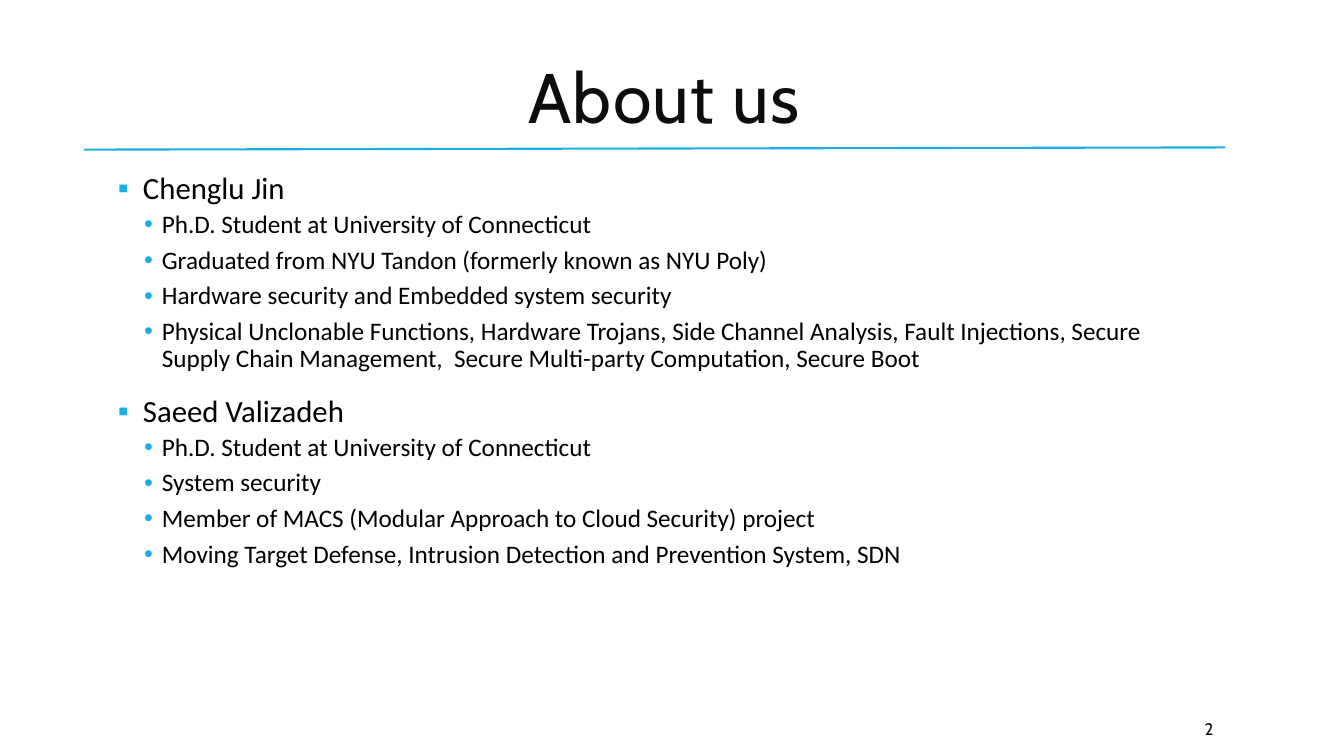
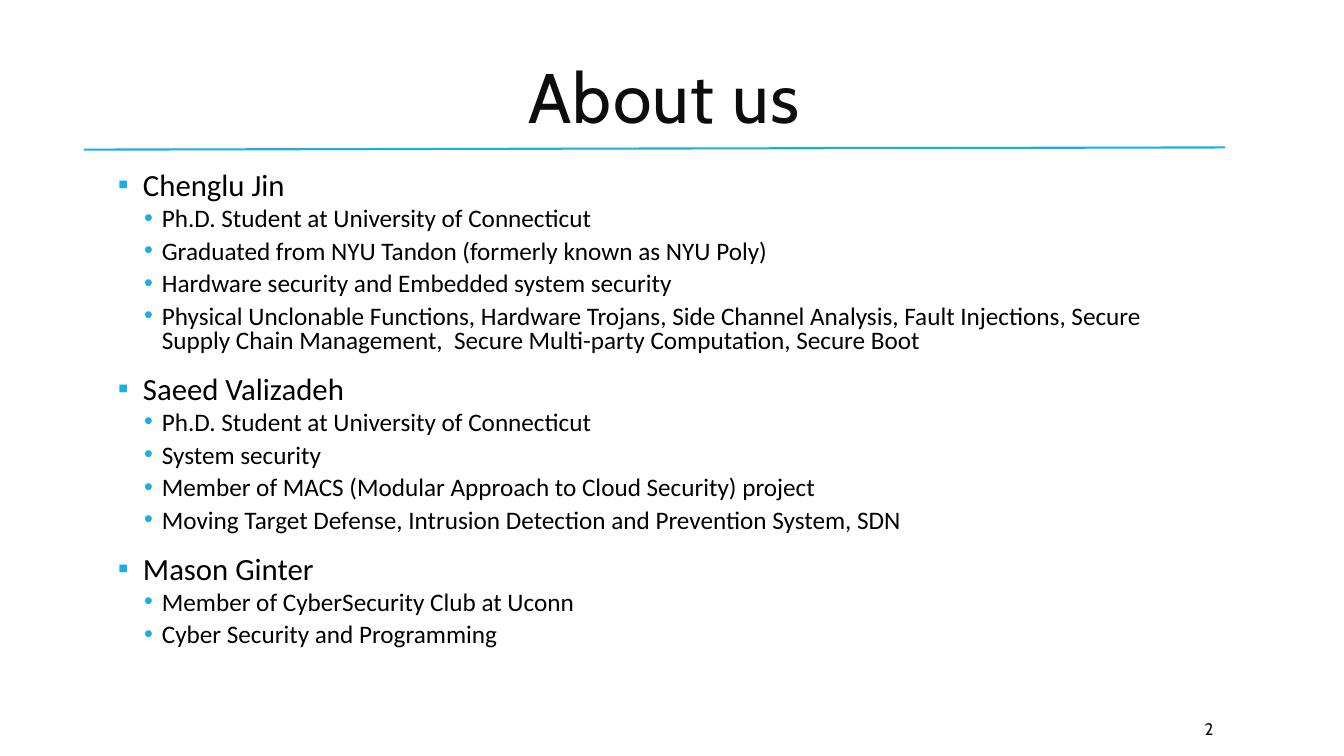
Before and after one commit to ChengluJin/Snapshotter, a slide deck: slide 2 of slides/presentation.pptx. Drawn at 1344x756 pixels with LibreOffice and Linux fonts; fonts in the diff are those of the drawing; background and template pictures are left out. Boxes give left, top, right and bottom in pixels: in the first picture for what was removed or moved away, otherwise in the second. Text is boxed around its words. In the diff, an @@ line names an element or a change of style, - is before the commit and + after.

Commit message:
last slides update

```diff
--- a/slides/presentation.pptx
+++ b/slides/presentation.pptx
@@ text at (143,174,1140,534): line spacing 0.9 to 0.8 @@
@@ text at (143,559,573,648): paragraphs added @@
+▪ Mason Ginter
+  • Member of CyberSecurity Club at Uconn
+  • Cyber Security and Programming
```
Also in this commit, not shown: 1 other slide changed.
